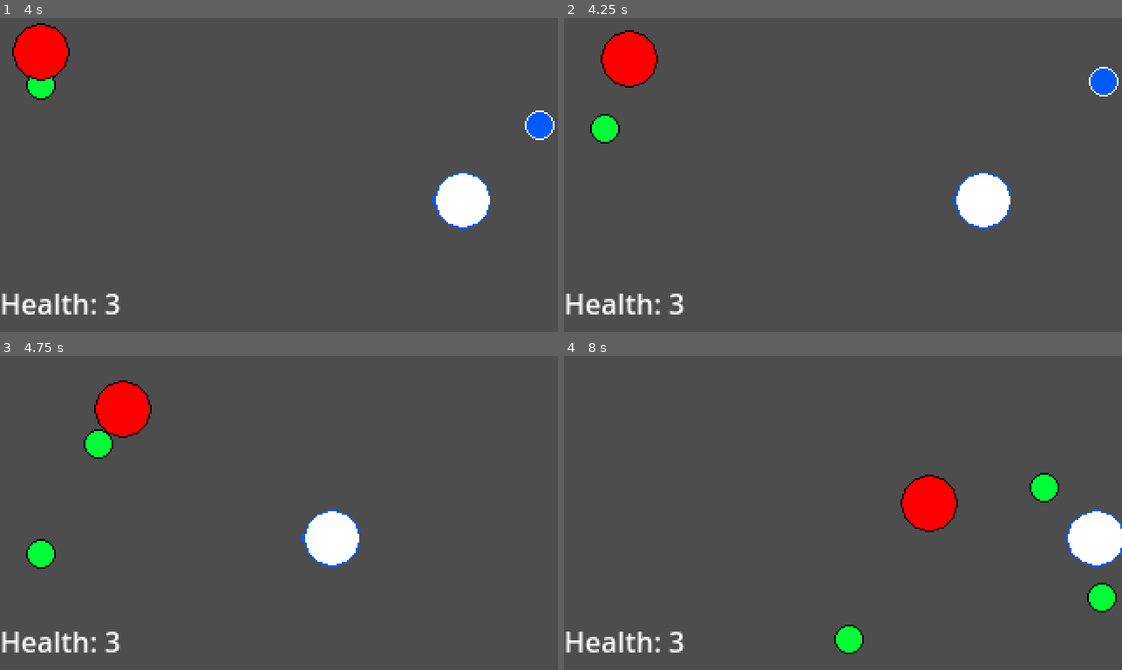
Above: before the commit, frames 1-4 (two rows, left to right).
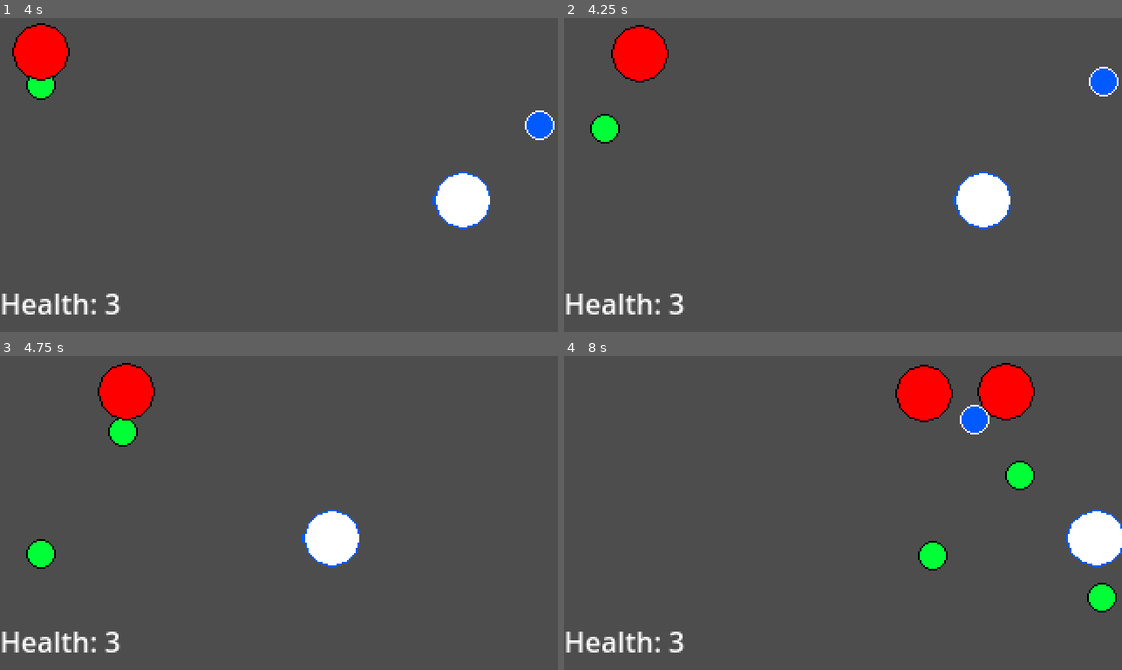
Above: after the commit, the same moments.

Repository: AsMurphy-student/simple-space-shooter
Game: Godot game, scene res://Scenes/Levels/main.tscn
Two runs of this game, one before a commit and one after it. Both use one fixed random seed, a clock stepped at 60 frames per second and the inputs below.
Inputs:
- Up to frame 1 (4 s): tap Enter at 0.5 s; hold Right (move_right) 0.53-1.28 s; hold Space (fire) 0.53-1.28 s; hold Down (move_down) 1.28-2.03 s; tap Space (fire) at 1.35, 2.85 s; hold Right (move_right) 2.03-2.78 s; hold Space (fire) 2.03-2.78 s; hold Up (move_up) 2.78-3.53 s; hold Left (move_left) from 3.53 s (still down); hold Space (fire) from 3.53 s (still down)
- Up to frame 2 (4.25 s): keep holding Left (move_left); keep holding Space (fire)
- Up to frame 3 (4.75 s): keep holding Left (move_left); release Space (fire) at 4.28 s; tap Space (fire) at 4.35 s
- Up to frame 4 (8 s): release Left (move_left) at 5.03 s; hold Down (move_down) 5.03-5.78 s; hold Space (fire) 5.03-5.78 s; hold Right (move_right) 5.78-6.53 s; tap Space (fire) at 5.85, 7.35 s; hold Up (move_up) 6.53-7.28 s; hold Space (fire) 6.53-7.28 s; hold Right (move_right) from 7.28 s (still down)

Frame 1 is identical in both runs. In frame 2, 0.9% of the frame differs, in the area x 6-19%, y 2-23%; in frame 3, 1.7%; in frame 4, 6.2%, in the area x 48-89%, y 2-95%.

Commit message:
Updated so enemies stop moving down at a certain distance reached

Diff:
--- a/shooter/Scripts/enemy.gd
+++ b/shooter/Scripts/enemy.gd
@@ -39,8 +39,8 @@
 			velocity.x += 1
 		else: if (movingLeft):
 			velocity.x -= 1
-
-	velocity.y += 1
+	if (position.y <= 20):
+		velocity.y += 1
 
 	velocity = velocity.normalized()
 	velocity.y = velocity.y * speed
